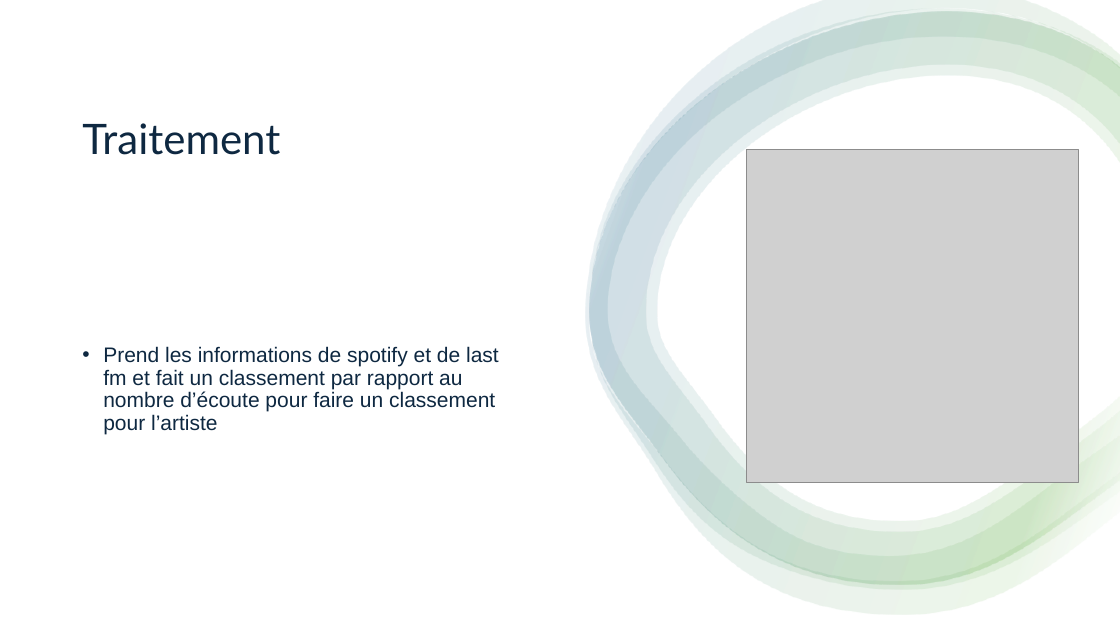
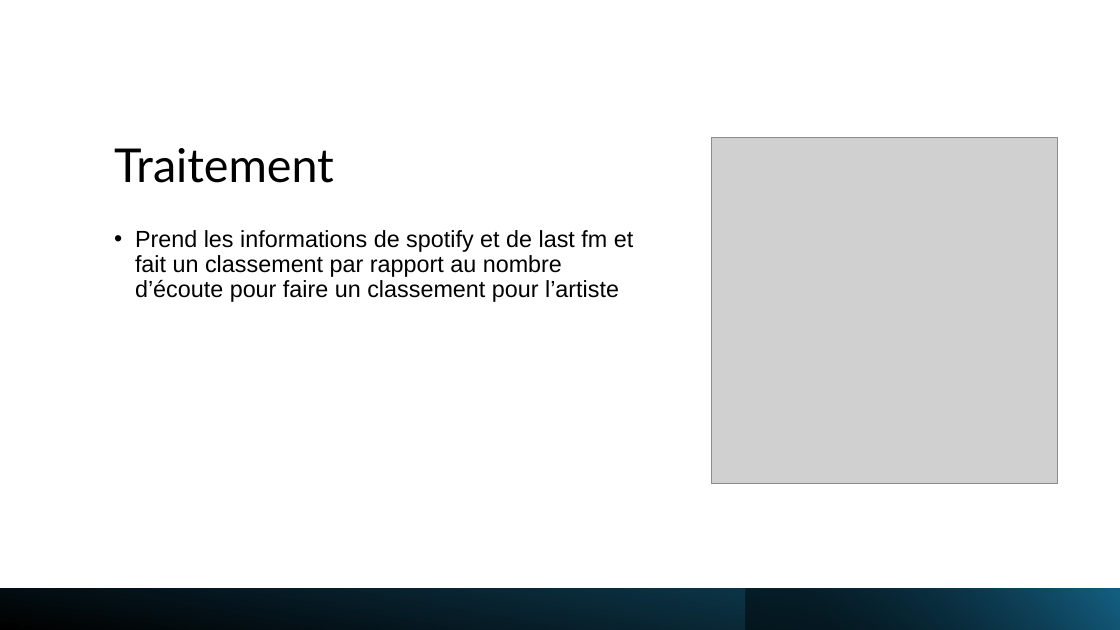
Before and after one commit to yanis26x/frontend-Sp0ti5, a slide deck: slide 6 of src/assets/PrésentationCollecte.pptx (slide 4 before the commit). Drawn at 1120x630 pixels with LibreOffice and Linux fonts; fonts in the diff are those of the drawing; grey boxes stand for pictures. Boxes give left, top, right and bottom in pixels: in the first picture for what was removed or moved away, otherwise in the second. Text is boxed around its words. In the diff, an @@ line names an element or a change of style, - is before the commit and + after.

```diff
--- a/src/assets/PrésentationCollecte.pptx
+++ b/src/assets/PrésentationCollecte.pptx
@@ rectangle removed at (0,0,1120,630) @@
@@ group removed at (586,0,1120,614): 4 freeform shapes @@
@@ title "Traitement": place and size @@
-title "Traitement" at (82,123,280,155)
+title "Traitement" at (114,148,334,183)
@@ title "Traitement" at (114,148,334,183): size 36 to 40 pt, text colour #0E2841 to #000000; vertical alignment middle to bottom @@
@@ picture: place and size @@
-picture at (746,150,1079,482)
+picture at (712,137,1058,483)
@@ text "Prend les informations de spotify ...": place and size @@
-text "Prend les informations de spotify ..." at (103,346,499,434)
+text "Prend les informations de spotify ..." at (135,230,633,302)
@@ text "Prend les informations de spotify ..." at (135,230,633,302): size 18 to 20 pt, text colour #0E2841 to #000000; vertical alignment middle to top @@
@@ rectangle added at (0,589,1120,630), fill gradient #000000 to #104862 @@
@@ rectangle added at (746,589,1120,630), fill gradient #000000 to #156082 @@
```
Also in this commit, not shown: 3 slides added, 1 slide removed, 3 other files.
